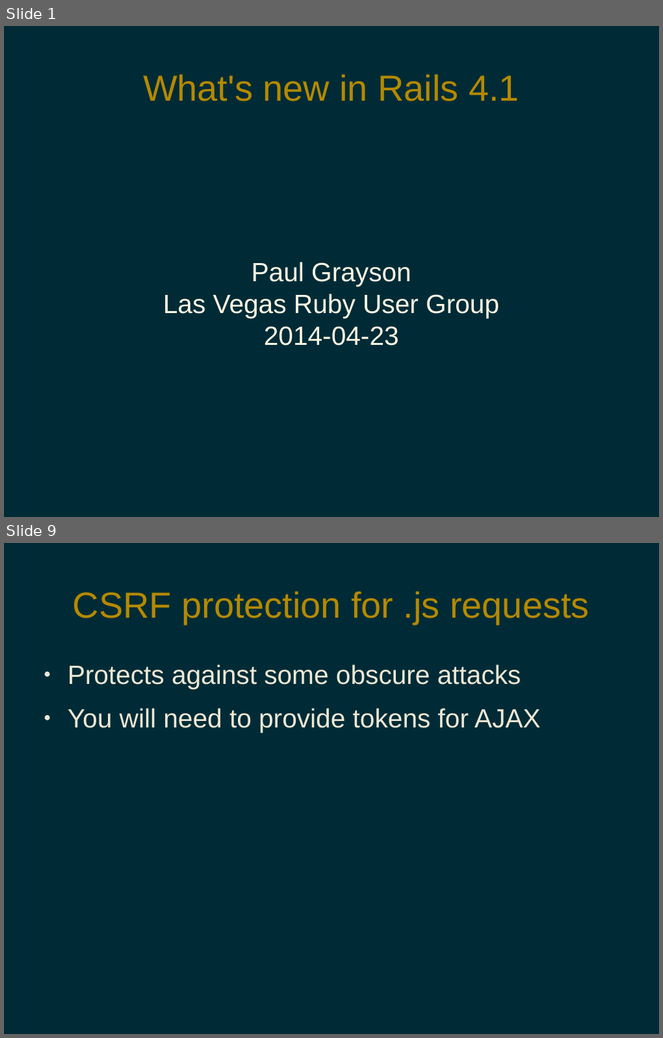
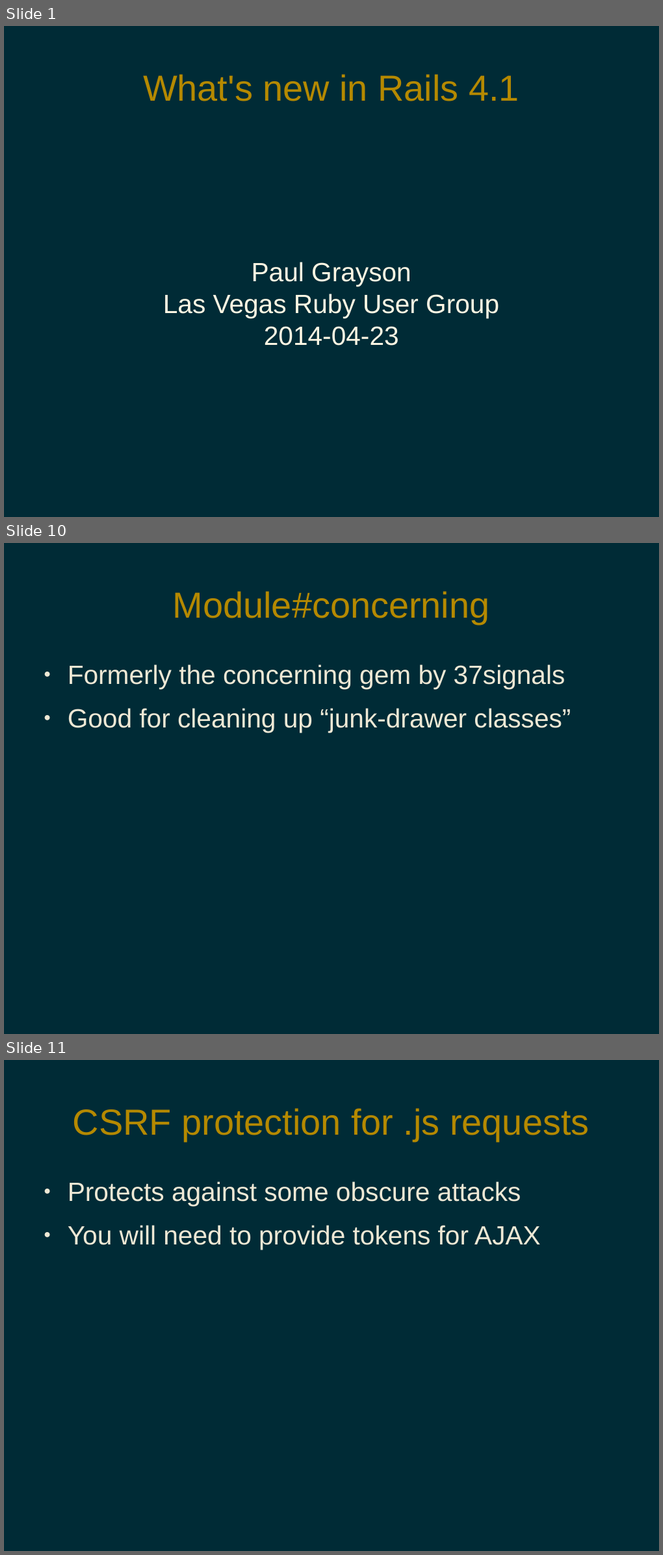
Before and after one commit to pdg137/rails41-pres, a slide deck: new-in-rails-4-1.odp. Shown one above the other, each under a label of ours: slides 1 and 9 before the commit, slides 1, 10 and 11 after it; the slides between them are not shown. The pictures are 663x1038 and 663x1555 pixels, drawn with LibreOffice and Linux fonts; fonts in the diff are those of the drawing. Boxes give left, top, right and bottom in pixels: in the first picture for what was removed or moved away, otherwise in the second. Text is boxed around its words. In the diff, an @@ line names an element or a change of style, - is before the commit and + after.

```diff
--- a/new-in-rails-4-1.odp
+++ b/new-in-rails-4-1.odp
@@ slide 10 added at bbox=[4, 543, 659, 1034], background #002B36 @@
@@ title added at bbox=[173, 591, 490, 624], 44 pt, text #B58900 @@
+Module#concerning
@@ text added at bbox=[68, 665, 571, 732], 32 pt, text #EEE8D5 @@
+● Formerly the concerning gem by 37signals
+● Good for cleaning up “junk-drawer classes”
@@ what was slide 9 is now slide 11 @@
```
Also in this commit, not shown: 5 slides changed, 5 other slides added, 3 slides removed.
